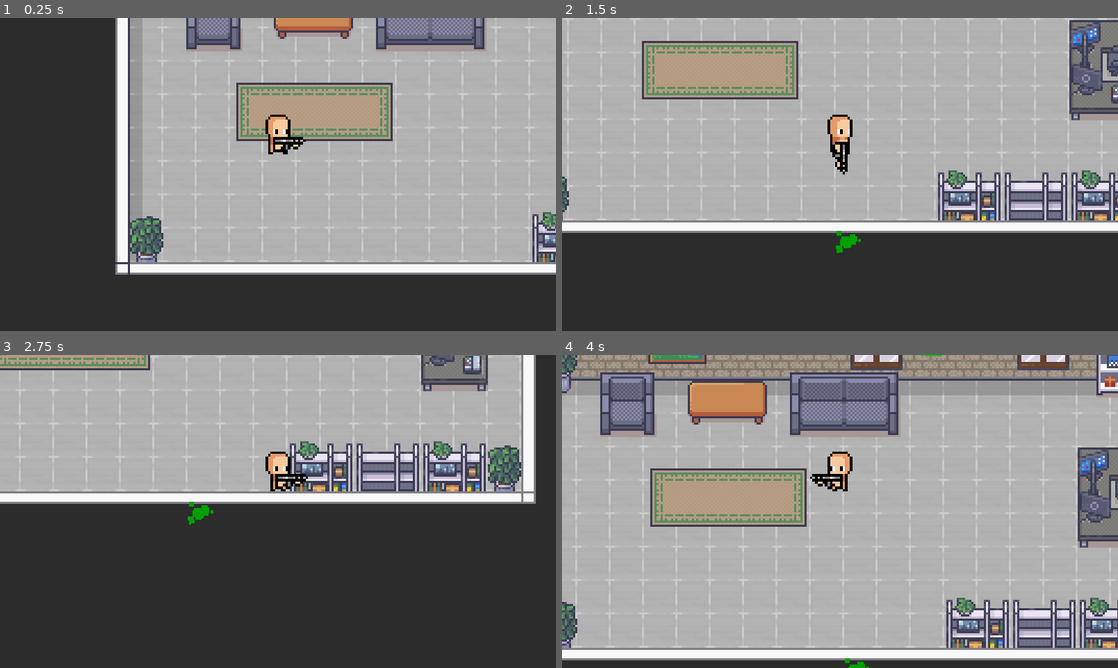
Above: before the commit, frames 1-4 (two rows, left to right).
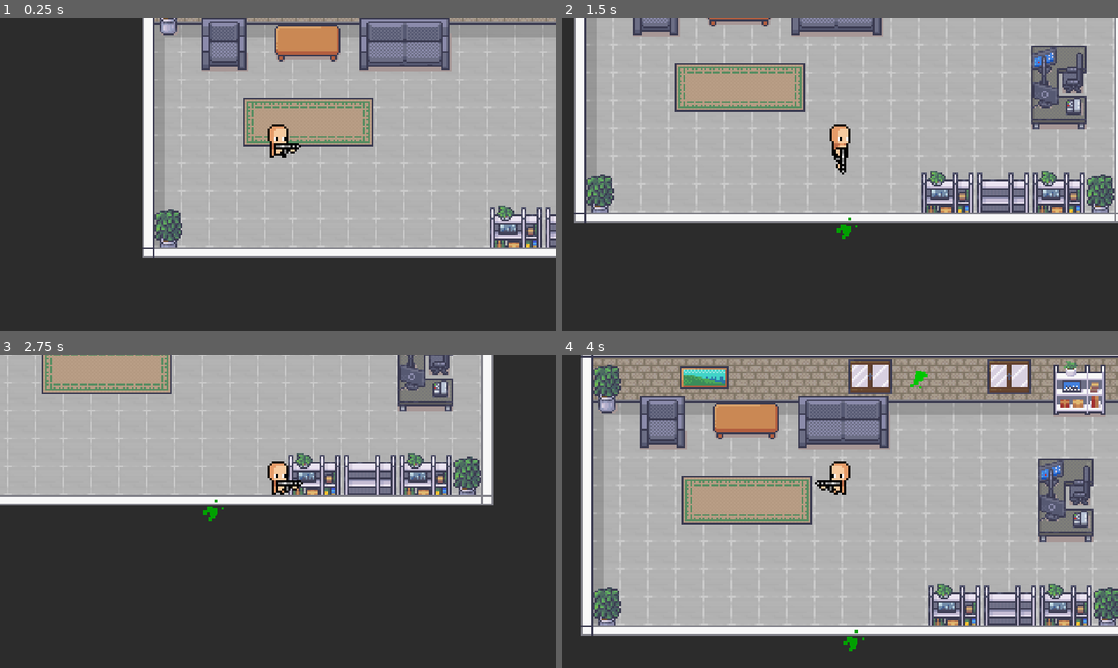
Above: after the commit, the same moments.

Repository: robcmills/godot-paintball
Game: Godot game, scene res://scenes/main.tscn
Same seed, same stepped clock (60 frames per second), same inputs: the game is played once before the commit and once after it.
Inputs:
- Up to frame 1 (0.25 s): no input
- Up to frame 2 (1.5 s): tap Enter at 0.5 s; hold Right (move_right) 0.53-1.28 s; tap Shift (run) at 0.6 s; hold Down (move_down) from 1.28 s (still down); tap Space (shoot) at 1.35 s
- Up to frame 3 (2.75 s): release Down (move_down) at 2.03 s; hold Right (move_right) from 2.03 s (still down); tap Shift (run) at 2.1 s
- Up to frame 4 (4 s): release Right (move_right) at 2.78 s; hold Up (move_up) 2.78-3.53 s; tap Space (shoot) at 2.85 s; hold Left (move_left) from 3.53 s (still down); tap Shift (run) at 3.6 s

The runs differ from the first frame. In frame 1, 28% of the frame differs, in the area x 20-100%, y 0-82%; in frame 2, 27%; in frame 3, 18%; in frame 4, 49%, in the area x 0-100%, y 0-100%.

Commit message:
Add more splat areas for rest of office furniture

Diff:
--- a/project.godot
+++ b/project.godot
@@ -22,8 +22,8 @@
 
 [display]
 
-window/size/viewport_width=1600
-window/size/viewport_height=900
+window/size/viewport_width=1920
+window/size/viewport_height=1080
 window/stretch/mode="canvas_items"
 
 [input]
--- a/scenes/office.tscn
+++ b/scenes/office.tscn
@@ -294,13 +294,22 @@
 size = Vector2(304, 24)
 
 [sub_resource type="RectangleShape2D" id="RectangleShape2D_5t3t4"]
-size = Vector2(26, 30)
+size = Vector2(26, 26)
 
 [sub_resource type="RectangleShape2D" id="RectangleShape2D_c4b6g"]
-size = Vector2(38, 17)
+size = Vector2(38, 16)
 
 [sub_resource type="RectangleShape2D" id="RectangleShape2D_kw05x"]
-size = Vector2(52, 30)
+size = Vector2(52, 25)
+
+[sub_resource type="RectangleShape2D" id="RectangleShape2D_tng6u"]
+size = Vector2(30, 41)
+
+[sub_resource type="RectangleShape2D" id="RectangleShape2D_t4uso"]
+size = Vector2(26, 20)
+
+[sub_resource type="RectangleShape2D" id="RectangleShape2D_2ujmv"]
+size = Vector2(108, 17)
 
 [node name="Office" type="Node2D"]
 y_sort_enabled = true
@@ -385,17 +394,35 @@
 [node name="Area2D5" type="Area2D" parent="Splats"]
 
 [node name="CollisionShape2D" type="CollisionShape2D" parent="Splats/Area2D5"]
-position = Vector2(56, 43)
+position = Vector2(56, 41)
 shape = SubResource("RectangleShape2D_5t3t4")
 
 [node name="Area2D6" type="Area2D" parent="Splats"]
 
 [node name="CollisionShape2D" type="CollisionShape2D" parent="Splats/Area2D6"]
-position = Vector2(104, 41.5)
+position = Vector2(104, 41)
 shape = SubResource("RectangleShape2D_c4b6g")
 
 [node name="Area2D7" type="Area2D" parent="Splats"]
 
 [node name="CollisionShape2D" type="CollisionShape2D" parent="Splats/Area2D7"]
-position = Vector2(160, 43)
+position = Vector2(160, 40.5)
 shape = SubResource("RectangleShape2D_kw05x")
+
+[node name="Area2D8" type="Area2D" parent="Splats"]
+
+[node name="CollisionShape2D" type="CollisionShape2D" parent="Splats/Area2D8"]
+position = Vector2(288, 85.5)
+shape = SubResource("RectangleShape2D_tng6u")
+
+[node name="Area2D9" type="Area2D" parent="Splats"]
+
+[node name="CollisionShape2D" type="CollisionShape2D" parent="Splats/Area2D9"]
+position = Vector2(296, 25)
+shape = SubResource("RectangleShape2D_t4uso")
+
+[node name="Area2D10" type="Area2D" parent="Splats"]
+
+[node name="CollisionShape2D" type="CollisionShape2D" parent="Splats/Area2D10"]
+position = Vector2(266, 151.5)
+shape = SubResource("RectangleShape2D_2ujmv")
--- a/scenes/paintball.tscn
+++ b/scenes/paintball.tscn
@@ -9,7 +9,7 @@
 script = ExtResource("1_28hq7")
 
 [node name="Line2D" type="Line2D" parent="."]
-points = PackedVector2Array(0, 0, 2, 0)
+points = PackedVector2Array(-2, 0, 2, 0)
 width = 2.0
 default_color = Color(0, 1, 0, 1)
 
--- a/scripts/splats.gd
+++ b/scripts/splats.gd
@@ -25,7 +25,7 @@
 # The distance from center splat to furthest
 const SPLAT_LENGTH := 8
 # The total number of splats to draw
-const SPLAT_DENSITY := 16
+const SPLAT_DENSITY := 8
 # The radius of the largest center splat
 const SPLAT_MAX_SIZE := 4.0
 # The radius of the smallest furthest splat
@@ -33,7 +33,7 @@
 # The color of the splat
 const SPLAT_COLOR := Color("green")
 # The amount of randomness to use (higher is more chaotic)
-const SPLAT_RANDOMNESS := 3
+const SPLAT_RANDOMNESS := 4
 # The amount of color variation to use
 const SPLAT_COLOR_RANDOMNESS := 0.5
 
Not shown: 1 places in scenes/office.tscn that only renumber resources
